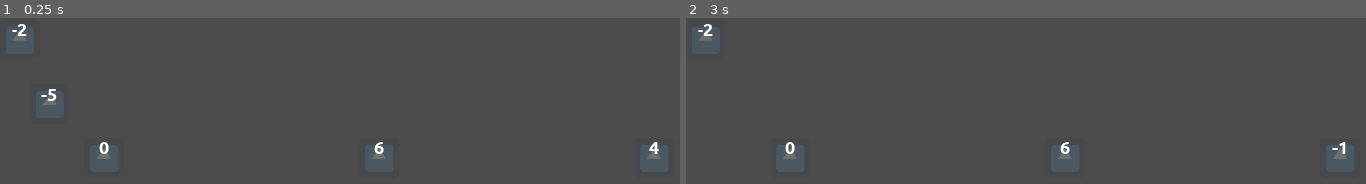
Above: before the commit, frames 1-2 (left to right).
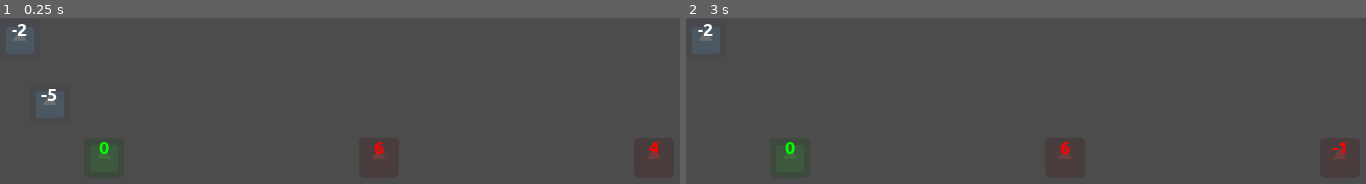
Above: after the commit, the same moments.

Repository: moisesjbc/contando-hasta-100
Game: Godot game, scene res://gameplay/main/main.tscn
The game is run twice, just before and just after one commit, with the same random seed, the same clock (stepped at 60 frames per second) and the same inputs. The engine's default icon, where the game draws it, is replaced by a stand-in: a white triangle on a blue panel in a dark square.
Inputs (mouse positions are in pixels of both pictures, inside the frame that each line leads up to):
- Up to frame 1 (0.25 s): no input
- Up to frame 2 (3 s): tap Enter at 0.5, 2 s; move the mouse to (788, 157) at 0.52 s; click (788, 157) at 0.67 s; tap Space at 1.25, 2.75 s; move the mouse to (1066, 157) at 1.27 s; click (1066, 157) at 1.42 s; move the mouse to (733, 104) at 2.02 s; click (733, 104) at 2.17 s; move the mouse to (1338, 157) at 2.77 s; click (1338, 157) at 2.92 s

The runs differ from the first frame. In frame 1, 2.0% of the frame differs, in the area x 13-99%, y 74-93%; in frame 2, 2.0%.

Commit message:
Add color modulation to balls

Diff:
--- a/godot-project/gameplay/balls/numeric_ball/numeric_ball.gd
+++ b/godot-project/gameplay/balls/numeric_ball/numeric_ball.gd
@@ -7,13 +7,22 @@
 var expected_value = null
 
 
+func _update_color():
+	if value == expected_value:
+		modulate = Color.green
+	else:
+		modulate = Color.red
+
+
 func set_value(new_value: int):
 	value = new_value
 	$label.bbcode_text = "[center]" + str(value) + "[/center]"
+	_update_color()
 
 
 func set_expected_value(new_expected_value: int):
 	expected_value = new_expected_value
+	_update_color()
 
 
 func _on_numeric_ball_input_event(_viewport, event, _shape_idx):
